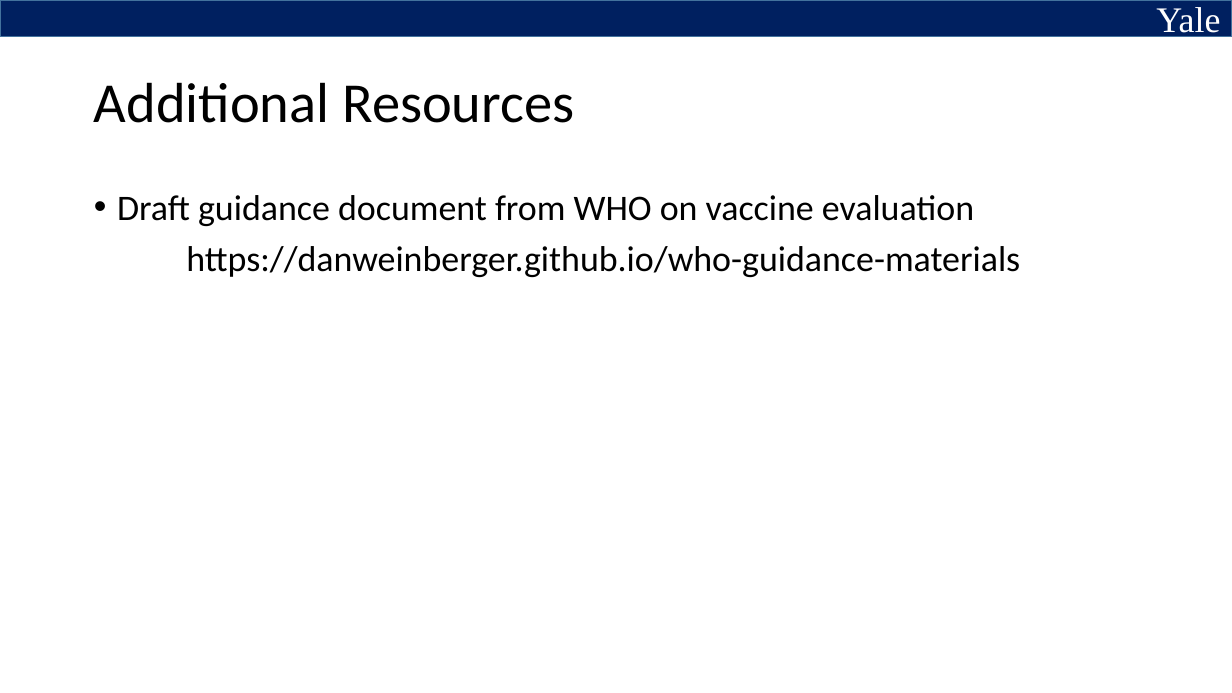
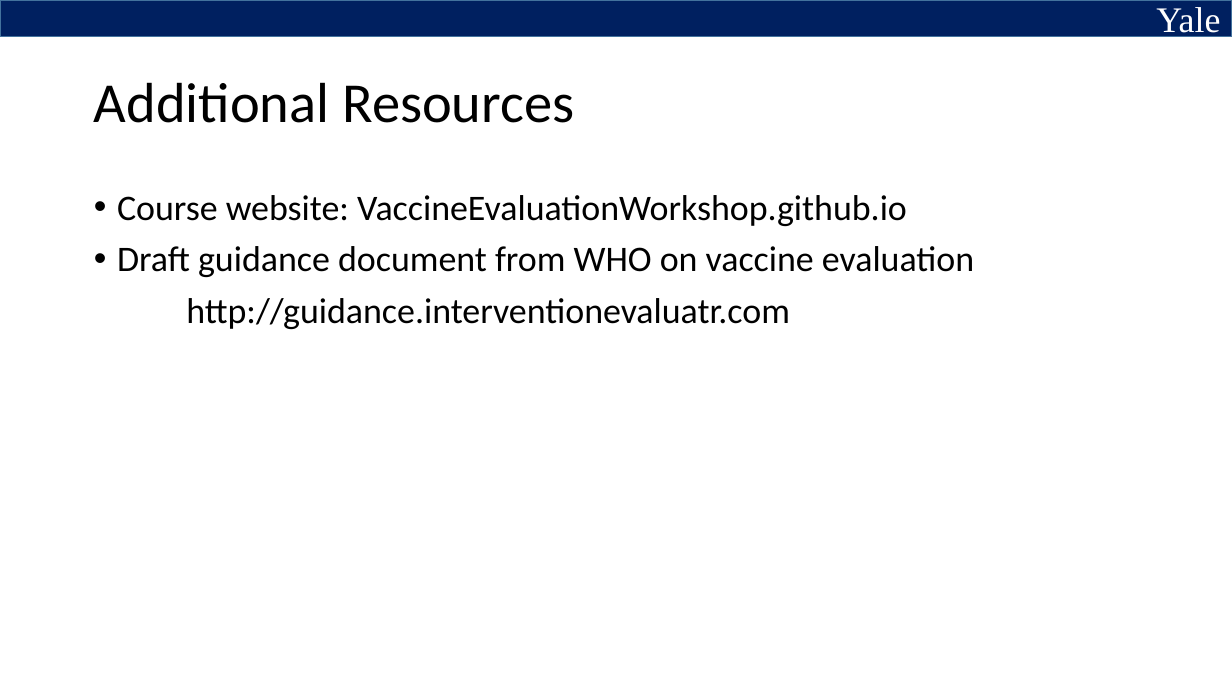
Before and after one commit to YalePublicHealthSurveillance/YaleIntroPublicHealthSurveillance.github.io, a slide deck: slide 11 of Slides/Slides for Video 1_Introduction to the Workshop.pptx. Drawn at 1232x693 pixels with LibreOffice and Linux fonts; fonts in the diff are those of the drawing. Boxes give left, top, right and bottom in pixels: in the first picture for what was removed or moved away, otherwise in the second. Text is boxed around its words. In the diff, an @@ line names an element or a change of style, - is before the commit and + after.

```diff
--- a/Slides/Slides for Video 1_Introduction to the Workshop.pptx
+++ b/Slides/Slides for Video 1_Introduction to the Workshop.pptx
@@ text at bbox=[117, 195, 907, 226]: paragraph added @@
+• Course website: VaccineEvaluationWorkshop.github.io
@@ text at bbox=[186, 298, 790, 329]: text changed @@
-https://danweinberger.github.io/who-guidance-materials
+http://guidance.interventionevaluatr.com
```
Also in this commit, not shown: 1 other slide changed, 1 other file.
